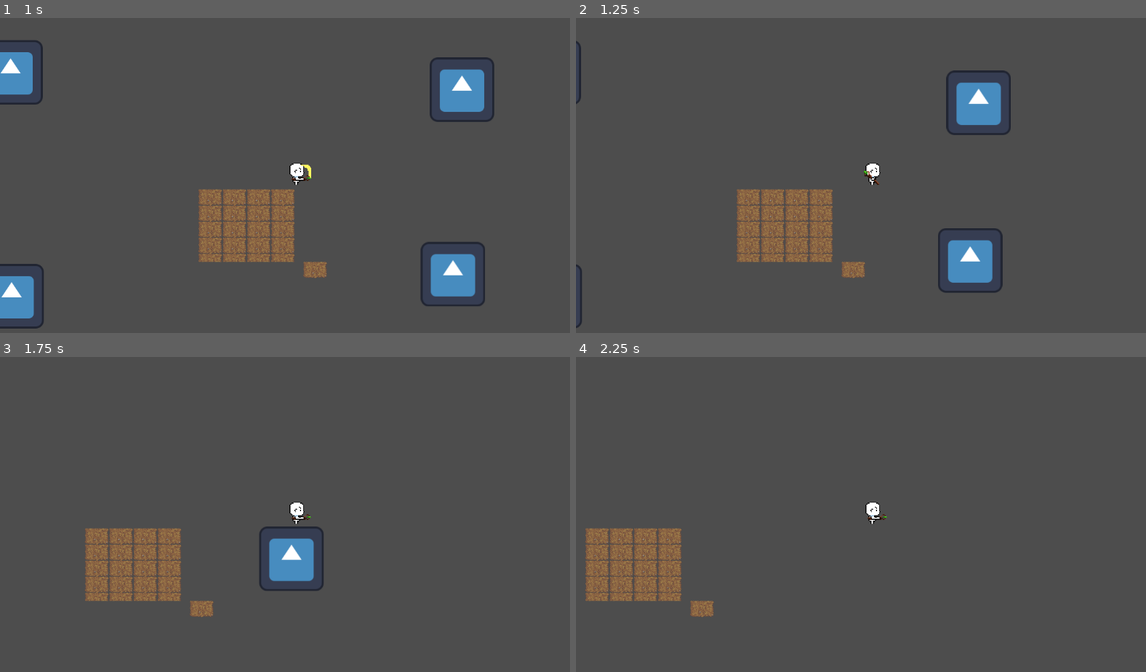
Above: before the commit, frames 1-4 (two rows, left to right).
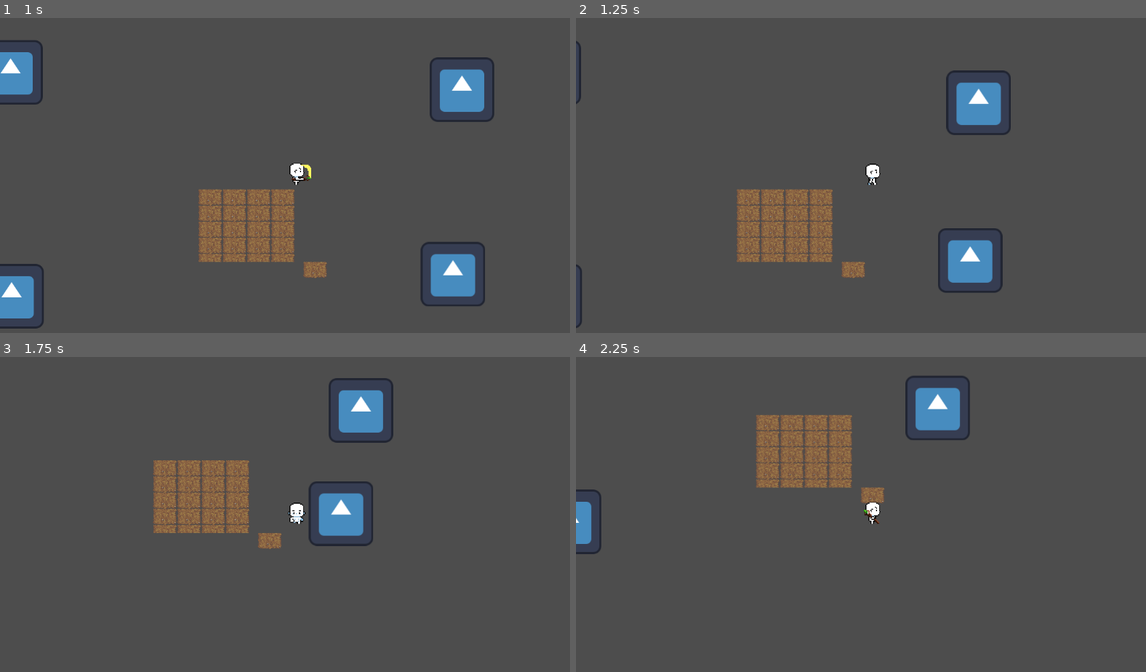
Above: after the commit, the same moments.

Repository: AlexGarciaPrada/Zelda-like-Game
Game: Godot game, scene res://PruebasAlex.tscn
Same seed, same stepped clock (60 frames per second), same inputs: the game is played once before the commit and once after it. The engine's default icon, where the game draws it, is replaced by a stand-in: a white triangle on a blue panel in a dark square.
Inputs:
- Up to frame 1 (1 s): tap Enter at 0.5 s; hold Right (ui_right) from 0.53 s (still down); tap M (Attack) at 0.6 s
- Up to frame 2 (1.25 s): keep holding Right (ui_right)
- Up to frame 3 (1.75 s): release Right (ui_right) at 1.28 s; hold Down (ui_down) from 1.28 s (still down); tap Ctrl at 1.35 s
- Up to frame 4 (2.25 s): release Down (ui_down) at 2.03 s; hold Right (ui_right) from 2.03 s (still down); tap M (Attack) at 2.1 s

Frame 1 is identical in both runs. In frame 2, less than 0.1% of the frame differs, in the area x 50-54%, y 45-54%; in frame 3, 11%, in the area x 14-70%, y 6-83%; in frame 4, 9.2%.

Commit message:
Update Wizard.tscn

Diff:
--- a/Wizard.tscn
+++ b/Wizard.tscn
@@ -174,7 +174,7 @@
 "duration": 1.0,
 "texture": SubResource("AtlasTexture_fpf7b")
 }],
-"loop": true,
+"loop": false,
 "name": &"attack down",
 "speed": 5.0
 }, {
@@ -188,7 +188,7 @@
 "duration": 1.0,
 "texture": SubResource("AtlasTexture_hgwsc")
 }],
-"loop": true,
+"loop": false,
 "name": &"attack left",
 "speed": 5.0
 }, {
@@ -202,7 +202,7 @@
 "duration": 1.0,
 "texture": SubResource("AtlasTexture_5v2b4")
 }],
-"loop": true,
+"loop": false,
 "name": &"attack right",
 "speed": 5.0
 }, {
@@ -216,7 +216,7 @@
 "duration": 1.0,
 "texture": SubResource("AtlasTexture_ybral")
 }],
-"loop": true,
+"loop": false,
 "name": &"attack up",
 "speed": 5.0
 }, {
@@ -348,8 +348,7 @@
 position = Vector2(13.25, -14)
 scale = Vector2(1.875, 1.875)
 sprite_frames = SubResource("SpriteFrames_p3m2i")
-animation = &"attack up"
-frame_progress = 0.13426
+animation = &"attack down"
 
 [node name="Weapon" parent="." instance=ExtResource("10_exo8t")]
 visible = false
